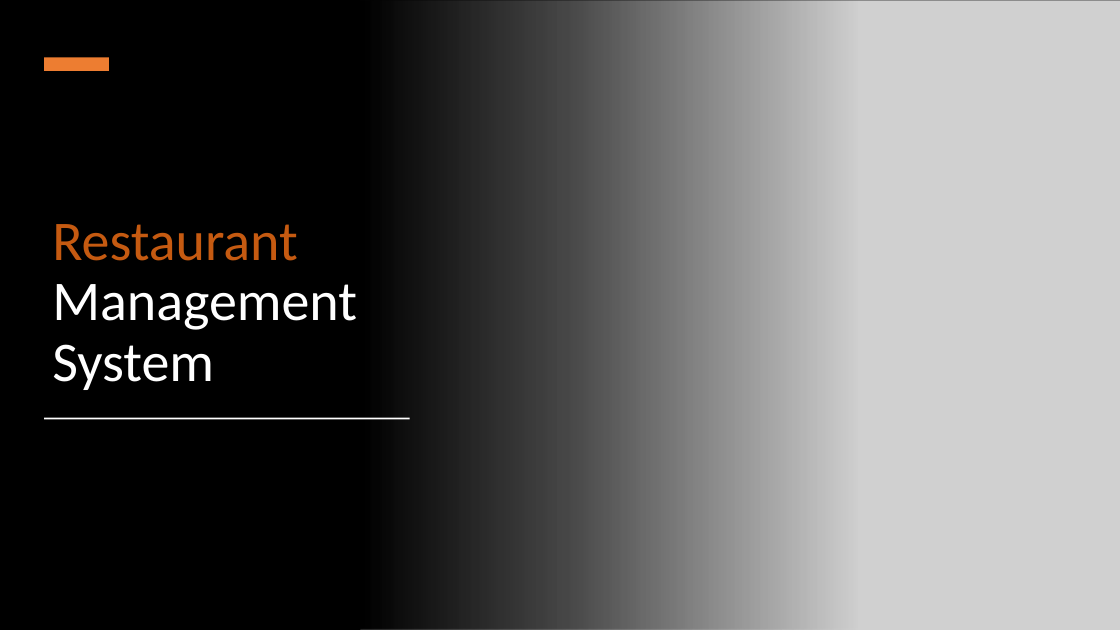
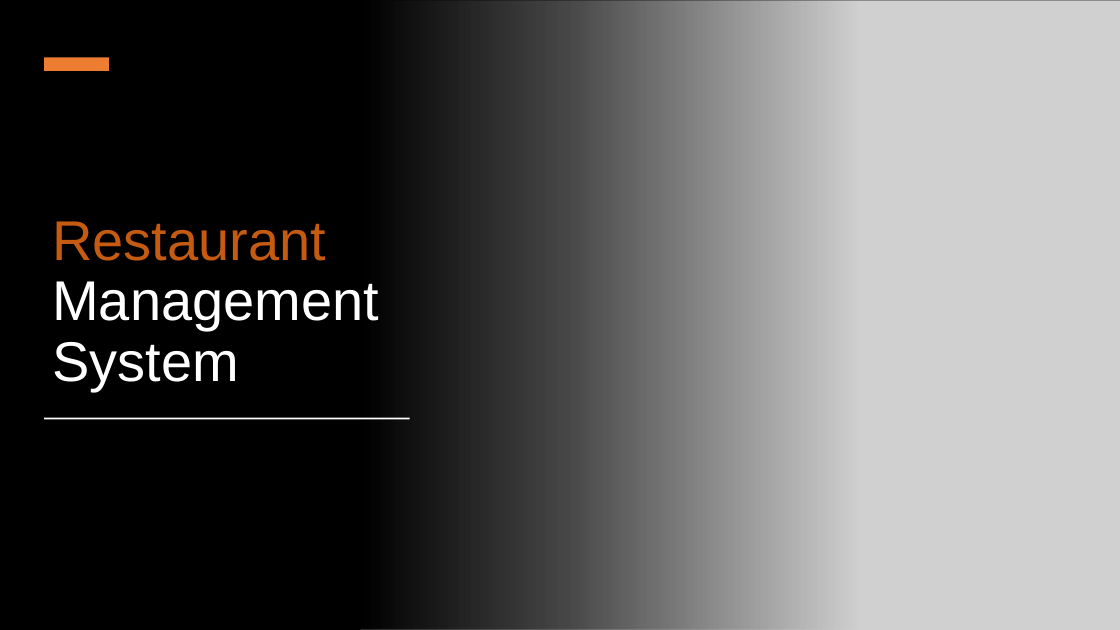
Before and after one commit to yehiel33/RestaurantManagementSystem-git, a slide deck: slide 1 of Restaurant Management System.pptx. Drawn at 1120x630 pixels with LibreOffice and Linux fonts; fonts in the diff are those of the drawing; grey boxes stand for pictures. Boxes give left, top, right and bottom in pixels: in the first picture for what was removed or moved away, otherwise in the second. Text is boxed around its words. In the diff, an @@ line names an element or a change of style, - is before the commit and + after.

Commit message:
ppt

```diff
--- a/Restaurant Management System.pptx
+++ b/Restaurant Management System.pptx
@@ title "Restaurant Management System" at [52, 221, 379, 390]: font Calibri to Arial @@
```
Also in this commit, not shown: 2 other slides changed, 4 slides added, 3 slides removed, 1 other file.
